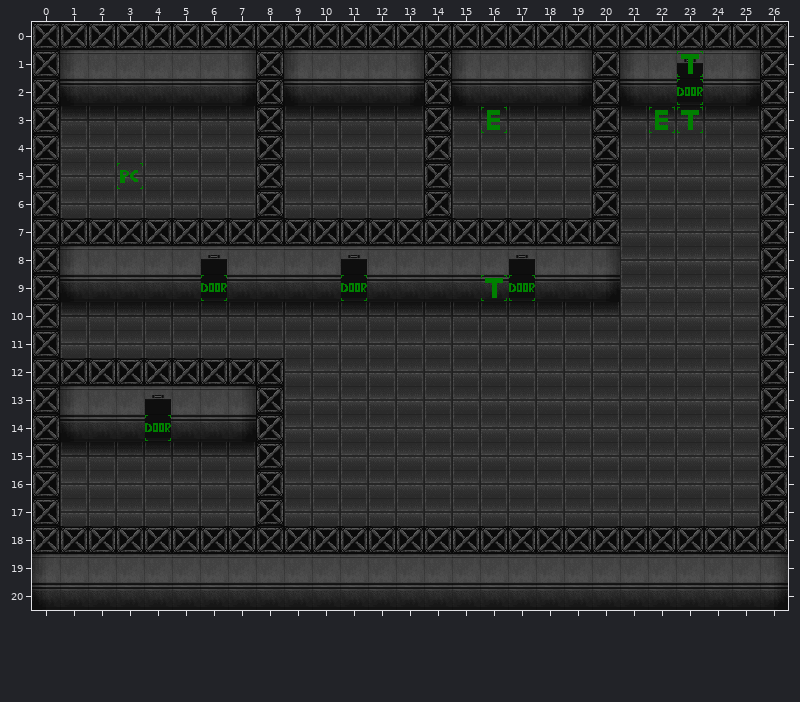
Two states of a Tiled map (JSON), content/levels/tech_demo_a.json. That is the earlier state.
Cells are 32x32 px. Shown: x 0..26, y 0..20.
After the commit:
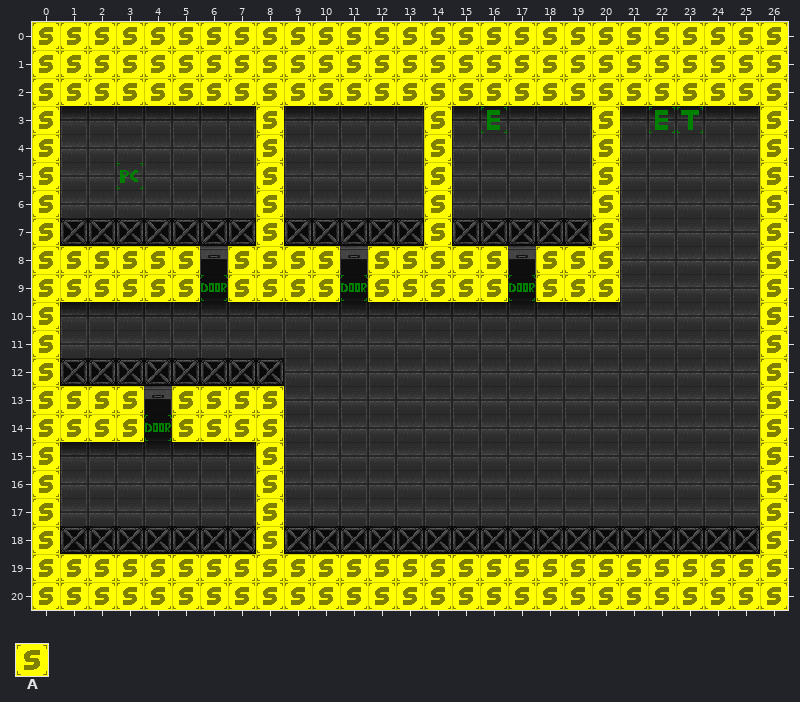
Key: from "Terrain": A 0.
_ is an empty cell.
Tiles of an added or newly shown layer are drawn over the layers below it.
Changes in this commit:
Changed rows in their new state; . is an unchanged cell.
Layer "terrain" (now shown):
first column x 0:
 0 AAAAAAAAAAAAAAAAAAAAAAAAAAA
 1 AAAAAAAAAAAAAAAAAAAAAAAAAAA
 2 AAAAAAAAAAAAAAAAAAAAAAAAAAA
 3 A.......A.....A.....A.....A
 4 A.......A.....A.....A.....A
 5 A.......A.....A.....A.....A
 6 A.......A.....A.....A.....A
 7 A.......A.....A.....A.....A
 8 AAAAAA.AAAA.AAAAA.AAA.....A
 9 AAAAAA.AAAA.AAAAA.AAA.....A
10 A.........................A
11 A.........................A
12 A.........................A
13 AAAA.AAAA.................A
14 AAAA.AAAA.................A
15 A.......A.................A
16 A.......A.................A
17 A.......A.................A
18 A.......A.................A
19 AAAAAAAAAAAAAAAAAAAAAAAAAAA
20 AAAAAAAAAAAAAAAAAAAAAAAAAAA
Where, in picture pixels (left, top, right, bottom), the same in both pictures:
added: (32, 22, 788, 610)
